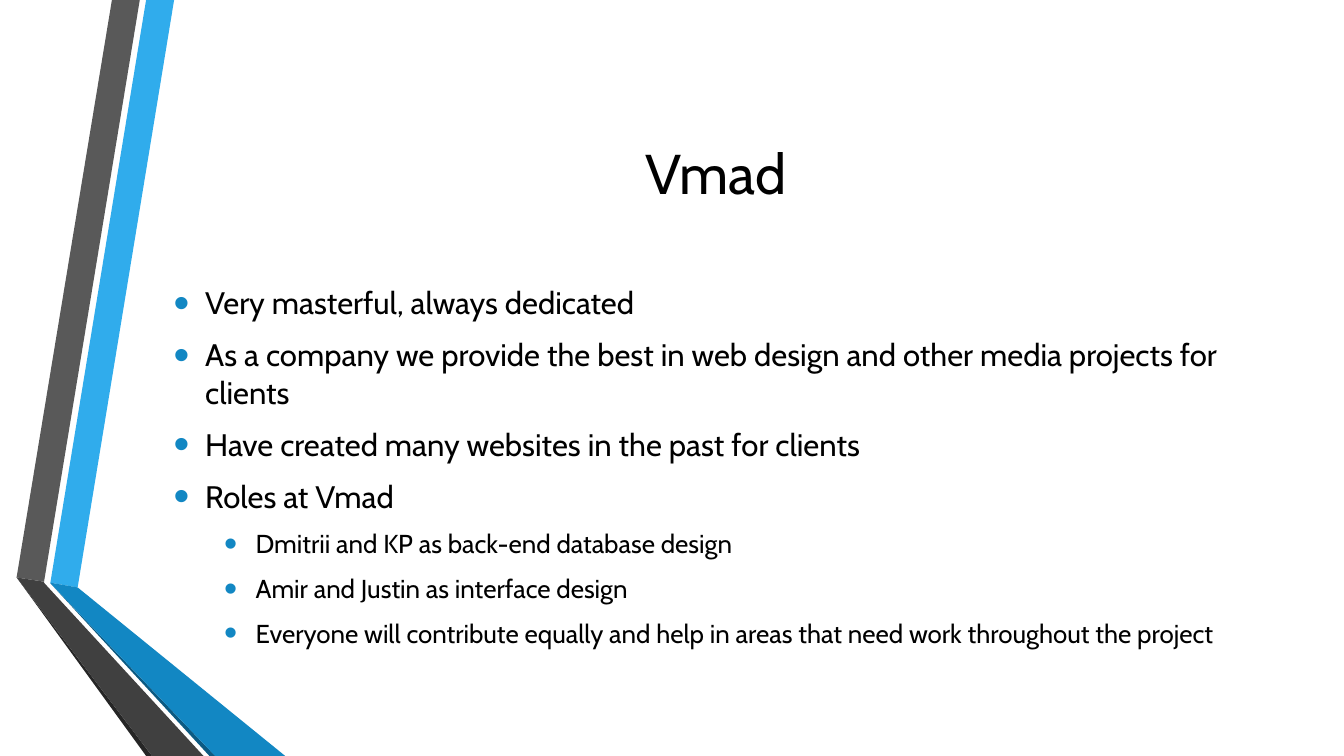
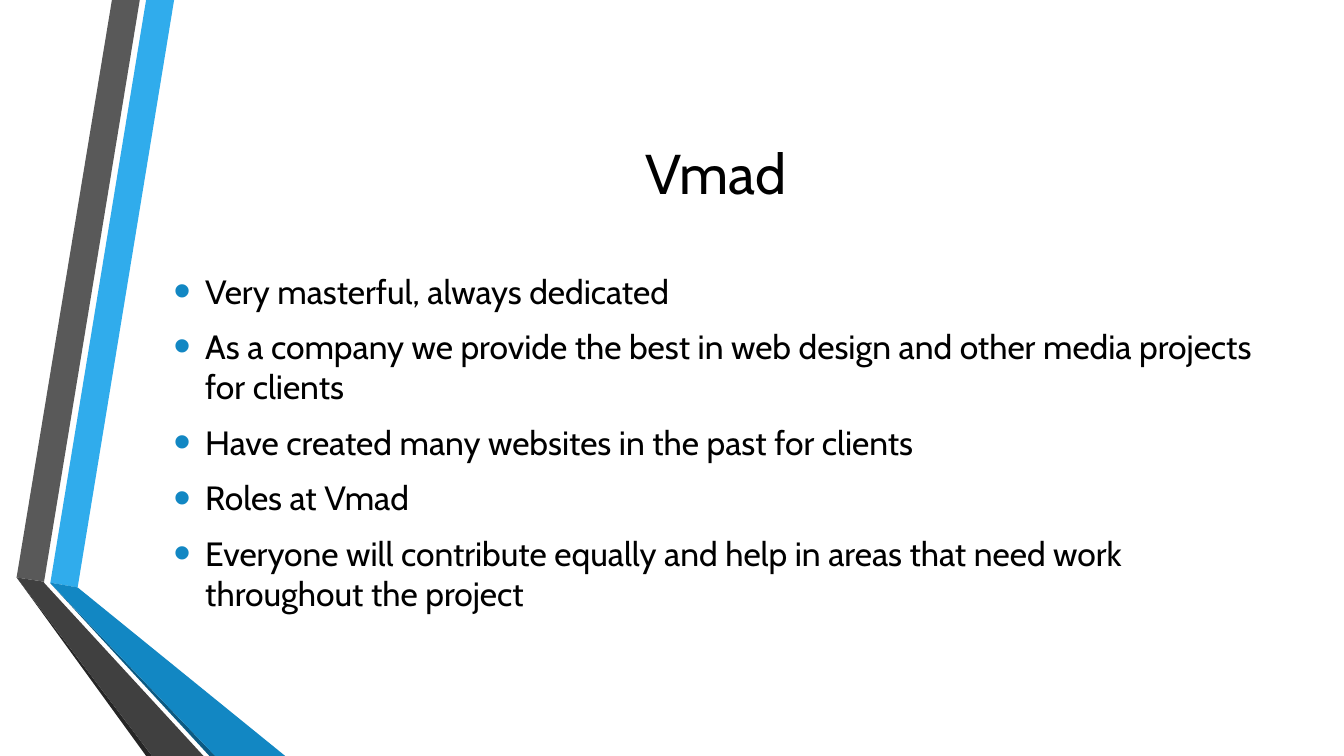
Before and after one commit to amirbukhari/HPS, a slide deck: slide 2 of Main Metaphor.pptx. Drawn at 1344x756 pixels with LibreOffice and Linux fonts; fonts in the diff are those of the drawing; background and template pictures are left out. Boxes give left, top, right and bottom in pixels: in the first picture for what was removed or moved away, otherwise in the second. Text is boxed around its words. In the diff, an @@ line names an element or a change of style, - is before the commit and + after.

Commit message:
Justin Metaphor

```diff
--- a/Main Metaphor.pptx
+++ b/Main Metaphor.pptx
@@ text "Very masterful, always dedicated" at (205,278,1251,614): size 22.2 to 24 pt in "Very masterful, always dedicated", "As a company we provide the best ...", "Have created many websites in the past ...", "Roles at Vmad"; size 18.5 to 24 pt in "Everyone will contribute equally and help in ..."; indent changed; more space between paragraphs @@
@@ text at (256,533,732,604): paragraphs removed @@
-  • Dmitrii and KP as back-end database design
-  • Amir and Justin as interface design
```
Also in this commit, not shown: 1 other slide changed, 5 slides added.
